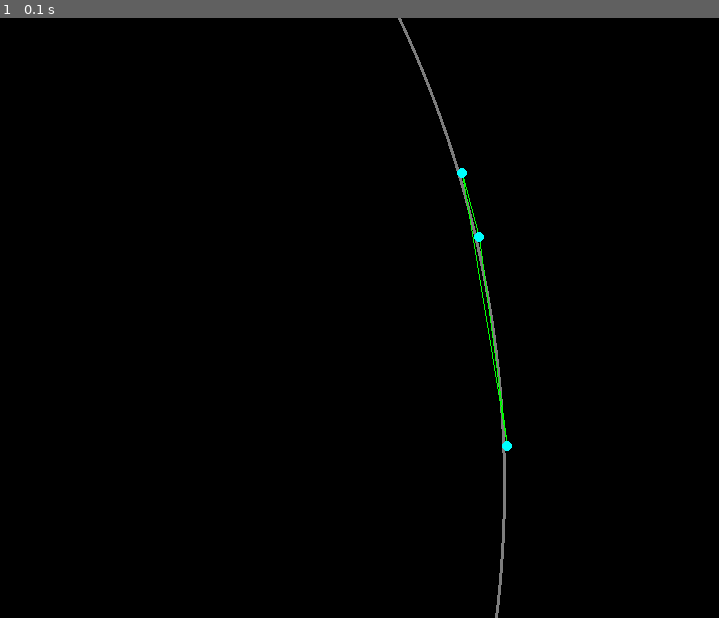
Above: before the commit, frame 1.
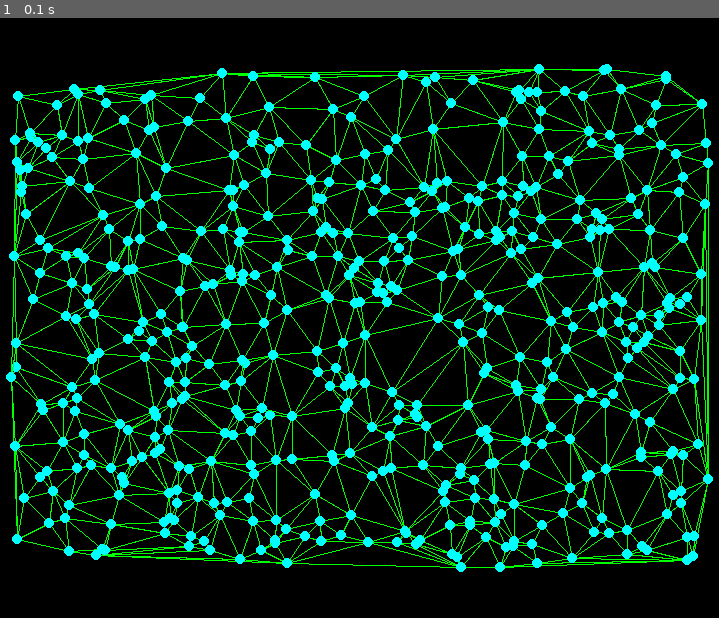
Above: after the commit, the same moment.

Repository: zainkhan-afk/Delaunay-Triangulation-Pygame
Game: pygame game, started from main.py
Two runs of this game, one before a commit and one after it. Both use one fixed random seed, a clock stepped at 60 frames per second and the inputs below.
Inputs:
- Up to frame 1 (0.1 s): no input

The runs differ from the first frame. In frame 1, 16% of the frame differs, in the area x 0-100%, y 0-100%.

Commit message:
Implemented and tested

Diff:
--- a/circumCircle.py
+++ b/circumCircle.py
@@ -7,13 +7,22 @@
 		p2 = triangle.edges[1].points[0]
 		p3 = triangle.edges[2].points[0]
 
+
 		side1 = triangle.edges[0].point_distance
 		side2 = triangle.edges[1].point_distance
 		side3 = triangle.edges[2].point_distance
 
 		self.circum_center = self.GetCircumCenter(p1, p2, p3)
 
+		r1 = GetDistance(self.circum_center, p1)
+		r2 = GetDistance(self.circum_center, p2)
+		r3 = GetDistance(self.circum_center, p3)
+
+		# self.radius = (r1 + r2 + r3)/3
+
 		self.radius = self.GetCircumRadius(side1, side2, side3)
+
+		# print(r1, r2, r3, r, self.radius)
 
 	def GetCircumRadius(self, side1, side2, side3):
 		num = side1*side2*side3
@@ -22,7 +31,7 @@
 		b = (-side1 + side2 + side3)
 		c = ( side1 - side2 + side3)
 		d = ( side1 + side2 - side3)
-		den = np.sqrt(a*b*c*d)
+		den = np.sqrt(abs(a*b*c*d))
 
 		return num / den
 
@@ -34,6 +43,7 @@
 		a2, b2, c2 = self.GetPerpendicularBisectorLineEquation(p2, p3, a2, b2, c2)
 
 		circum_center = self.GetLinesIntersection(a1, b1, c1, a2, b2, c2)
+
 
 		return circum_center
 
@@ -61,11 +71,11 @@
 		else:
 			x = (b2 * c1 - b1 * c2)//determinant
 			y = (a1 * c2 - a2 * c1)//determinant
-			return Point(x, y, 1)\
+			return Point(x, y, 1)
 
 	def IsPointInside(self, point):
 		dist = GetDistance(point, self.circum_center)
-		return dist<self.radius
+		return dist < self.radius
 
 	def __repr__(self):
 		return f"Circum Circle - Center: {self.circum_center}, Radius: {self.radius}"
--- a/delaunayTriangulation.py
+++ b/delaunayTriangulation.py
@@ -11,10 +11,16 @@
 		self.mesh = []
 		super_triangle = self.CalculateSuperTriangle()
 
+
 		triangles = [super_triangle]
 
 		for point in self.points:
 			triangles = self.AddPointToMesh(point, triangles)
+
+		triangles = self.RemoveSuperTriangle(triangles, super_triangle)
+
+		self.mesh = triangles
+
 
 	def AddPointToMesh(self, point, triangles):
 		edges = []
@@ -27,15 +33,14 @@
 			else:
 				good_triangles.append(triangle)
 
-
 		edges = self.GetUniqueEdges(edges)
 
 		for edge in edges:
 			e1 = Edge(edge.points[0], edge.points[1])
 			e2 = Edge(edge.points[1], point)
-			e3 = Edge(point, edge.points[1])
+			e3 = Edge(point, edge.points[0])
 
-			triangle = Triangle(e1, e2, e2)
+			triangle = Triangle(e1, e2, e3)
 
 			good_triangles.append(triangle)
 
@@ -44,18 +49,41 @@
 	def GetUniqueEdges(self, edges):
 		unique_edges = []
 
-		for edge1 in edges:
+		for i in range(len(edges)):
+			edge1 = edges[i]
 			is_unique_edge = True
-			for edge2 in edges:
-
-			if edge1 == edge2:
-				is_unique_edge = False
-				break
+			for j in range(len(edges)):
+				edge2 = edges[j]
+				if i != j and edge1 == edge2:
+					is_unique_edge = False
+					break
 
 			if is_unique_edge:
 				unique_edges.append(edge1)
 
 		return unique_edges
+
+	def RemoveSuperTriangle(self, triangles, super_triangle):
+		mesh_triangles = []
+
+		super_tri_p1 = super_triangle.edges[0].points[0]
+		super_tri_p2 = super_triangle.edges[1].points[0]
+		super_tri_p3 = super_triangle.edges[2].points[0]
+
+		for triangle in triangles:
+			p1 = triangle.edges[0].points[0]
+			p2 = triangle.edges[1].points[0]
+			p3 = triangle.edges[2].points[0]
+
+			if not (p1 == super_tri_p1 or p1 == super_tri_p2 or p1 == super_tri_p3 or
+					p2 == super_tri_p1 or p2 == super_tri_p2 or p2 == super_tri_p3 or
+					p3 == super_tri_p1 or p3 == super_tri_p2 or p3 == super_tri_p3):
+				mesh_triangles.append(triangle)
+
+
+
+		return mesh_triangles
+
 
 	def AddPoint(self, point):
 		self.points.append(point)
@@ -79,12 +107,12 @@
 				y_min = point.y
 
 
-		dx = (x_max - x_max)*10
-		dy = (y_max - y_max)*10
+		dx = (x_max - x_min)*10
+		dy = (y_max - y_min)*10
 
-		p1 = Point(x = x_min - dx    , y = y_min - dy * 3)
-		p2 = Point(x = x_min - dx    , y = y_max + dy)
-		p3 = Point(x = x_max + dx * 3, y = y_max + dy)
+		p1 = Point(x = x_min - dx    , y = y_min - dy * 3, z = 1)
+		p2 = Point(x = x_min - dx    , y = y_max + dy    , z = 1)
+		p3 = Point(x = x_max + dx * 3, y = y_max + dy    , z = 1)
 
 		e1 = Edge(p1, p2)
 		e2 = Edge(p2, p3)
--- a/edge.py
+++ b/edge.py
@@ -22,5 +22,5 @@
 
 		return out_str
 
-	def __equals__(self, other):
+	def __eq__(self, other):
 		return (self.points[0] == other.points[0] and self.points[1] == other.points[1]) or (self.points[0] == other.points[1] and self.points[1] == other.points[0])
--- a/main.py
+++ b/main.py
@@ -2,23 +2,21 @@
 from point import Point
 from edge import Edge
 from triangle import Triangle
+from delaunayTriangulation import DelaunayTriangulation
 
+import random
 from random import randint
 import pygame
 
-p1 = Point(randint(50, 600), randint(50, 600), 1)
-p2 = Point(randint(50, 600), randint(50, 600), 1)
-p3 = Point(randint(50, 600), randint(50, 600), 1)
+random.seed(15)
+N = 500
+DT = DelaunayTriangulation()
 
-e1 = Edge(p1, p2)
-e2 = Edge(p2, p3)
-e3 = Edge(p3, p1)
+for i in range(N):
+	point = Point(randint(50, 750), randint(50, 550), 1)
+	DT.AddPoint(point)
 
-t1 = Triangle(e1, e2, e3)
-
-print(t1)
-
-mesh = [t1]
+DT.Triangulate()
 
 renderer = Renderer()
 
@@ -28,4 +26,4 @@
 	for event in pygame.event.get():
 		if event.type == pygame.QUIT:
 			running = False
-	renderer.Render(mesh)
+	renderer.Render(DT.mesh)
--- a/point.py
+++ b/point.py
@@ -10,7 +10,7 @@
 	def __str__(self):
 		return self.__repr__()
 
-	def __equals__(self, other):
+	def __eq__(self, other):
 		return self.x == other.x and self.y == other.y and self.z == other.z
 
 	def __add__(self, other):
--- a/renderer.py
+++ b/renderer.py
@@ -19,8 +19,8 @@
 
 	def Render(self, mesh):
 		for triangle in mesh:
-			pygame.draw.circle(self.screen, (125, 125, 125), (triangle.circum_circle.circum_center.x, triangle.circum_circle.circum_center.y), 2)
-			pygame.draw.circle(self.screen, (125, 125, 125), (triangle.circum_circle.circum_center.x, triangle.circum_circle.circum_center.y), triangle.circum_circle.radius, width = 3)
+			# pygame.draw.circle(self.screen, (125, 125, 125), (triangle.circum_circle.circum_center.x, triangle.circum_circle.circum_center.y), 2)
+			# pygame.draw.circle(self.screen, (125, 125, 125), (triangle.circum_circle.circum_center.x, triangle.circum_circle.circum_center.y), triangle.circum_circle.radius, width = 3)
 			for edge in triangle.edges:
 				pygame.draw.line(self.screen, self.edge_color, (edge.points[0].x, edge.points[0].y), (edge.points[1].x, edge.points[1].y), 1)
 				for point in edge.points:
